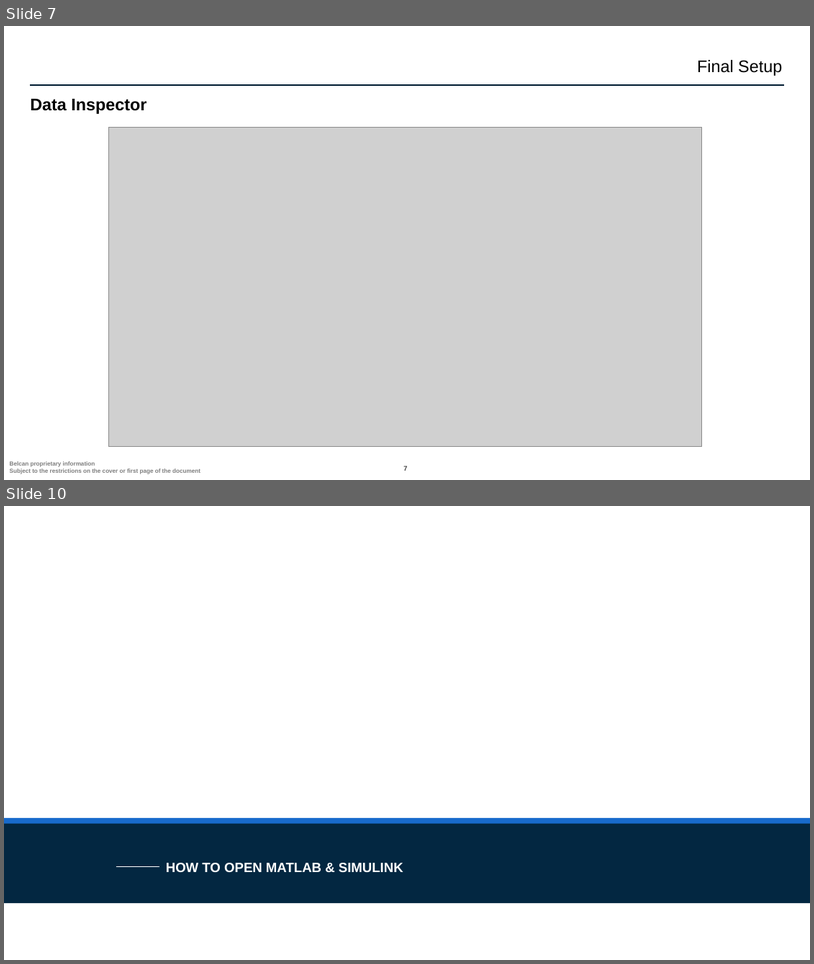
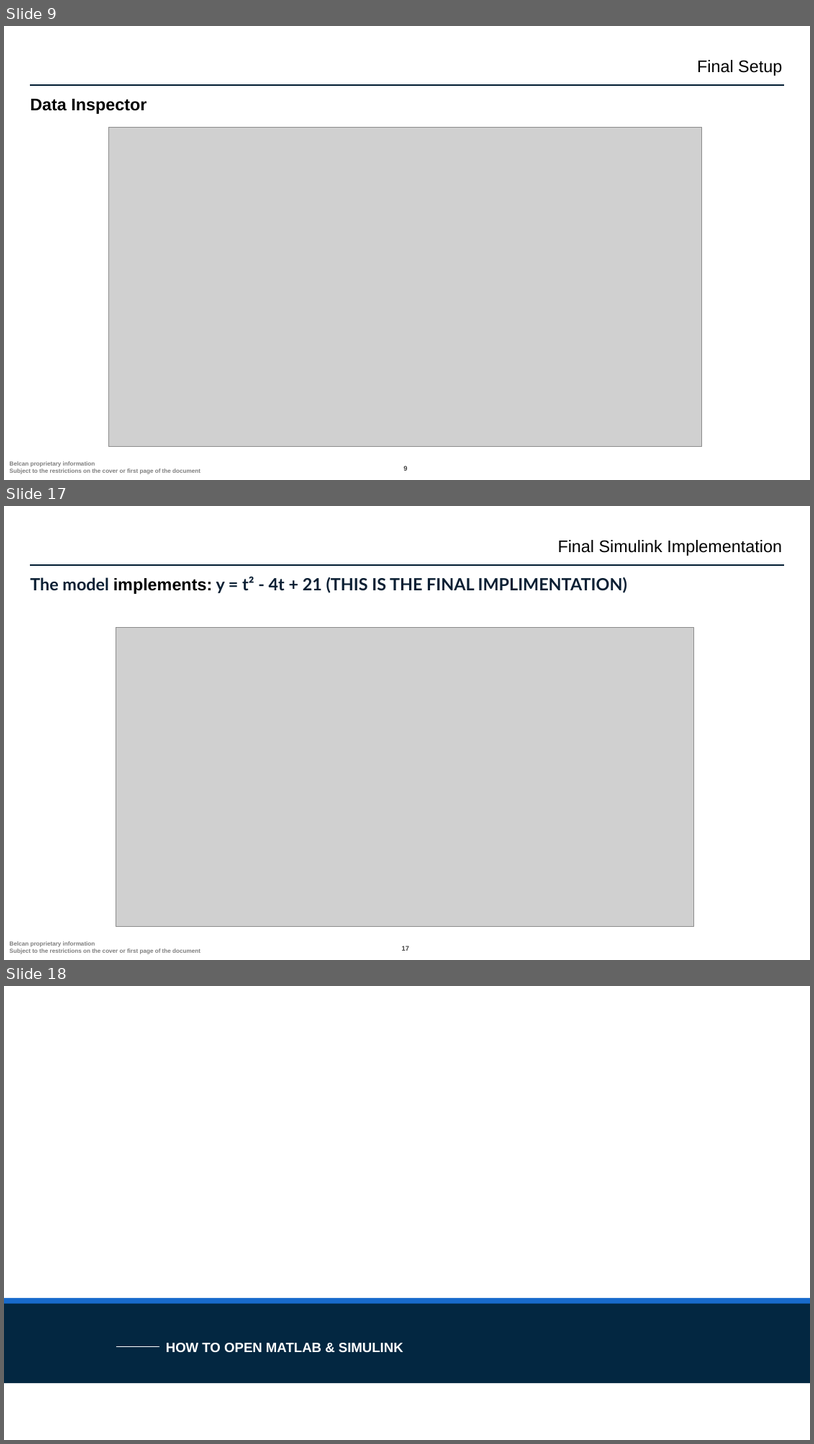
Before and after one commit to ntylerbelcan/aviation-controls-simulink-training-Belcan, a slide deck: ch02/01_polynomial_System/Chapter 2 01_polynomial_System.pptx. Shown one above the other, each under a label of ours: slides 7 and 10 before the commit, slides 9, 17 and 18 after it; the slides between them are not shown. The pictures are 814x964 and 814x1444 pixels, drawn with LibreOffice and Linux fonts; fonts in the diff are those of the drawing; grey boxes stand for pictures; background and template pictures are left out. Boxes give left, top, right and bottom in pixels: in the first picture for what was removed or moved away, otherwise in the second. Text is boxed around its words. In the diff, an @@ line names an element or a change of style, - is before the commit and + after.

```diff
--- a/ch02/01_polynomial_System/Chapter 2 01_polynomial_System.pptx
+++ b/ch02/01_polynomial_System/Chapter 2 01_polynomial_System.pptx
@@ slide 17 added at <box>4,506,810,960</box>, background #FFFFFF; not listed: 3 template elements that a slide beside it also shows @@
@@ text added at <box>558,540,782,556</box>, 20 pt, text #000000 @@
+Final Simulink Implementation
@@ title added at <box>30,576,628,594</box>, 20 pt, text #0B1F33, bold @@
+The model implements: y = t² - 4t + 21 (THIS IS THE FINAL IMPLIMENTATION)
@@ picture added at <box>116,628,694,926</box> @@
@@ what was slide 7 is now slide 9 @@
@@ page number at <box>404,465,407,472</box>: text changed @@
-7
+9
@@ what was slide 10 is now slide 18 @@
```
Also in this commit, not shown: 8 other slides added, 1 slide removed.
